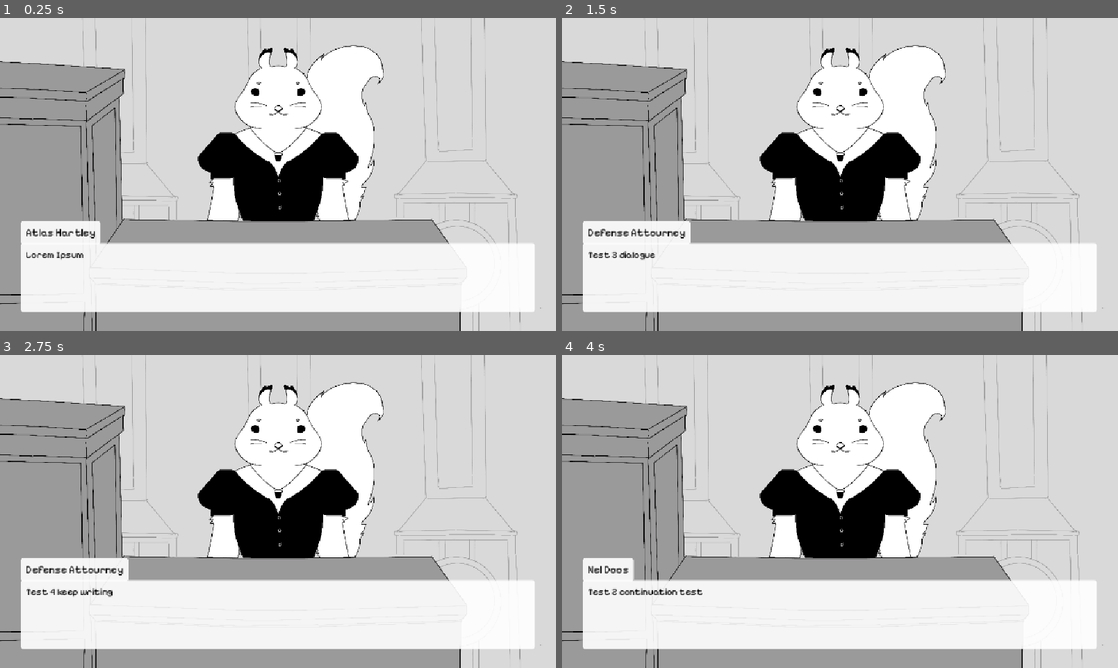
Above: before the commit, frames 1-4 (two rows, left to right).
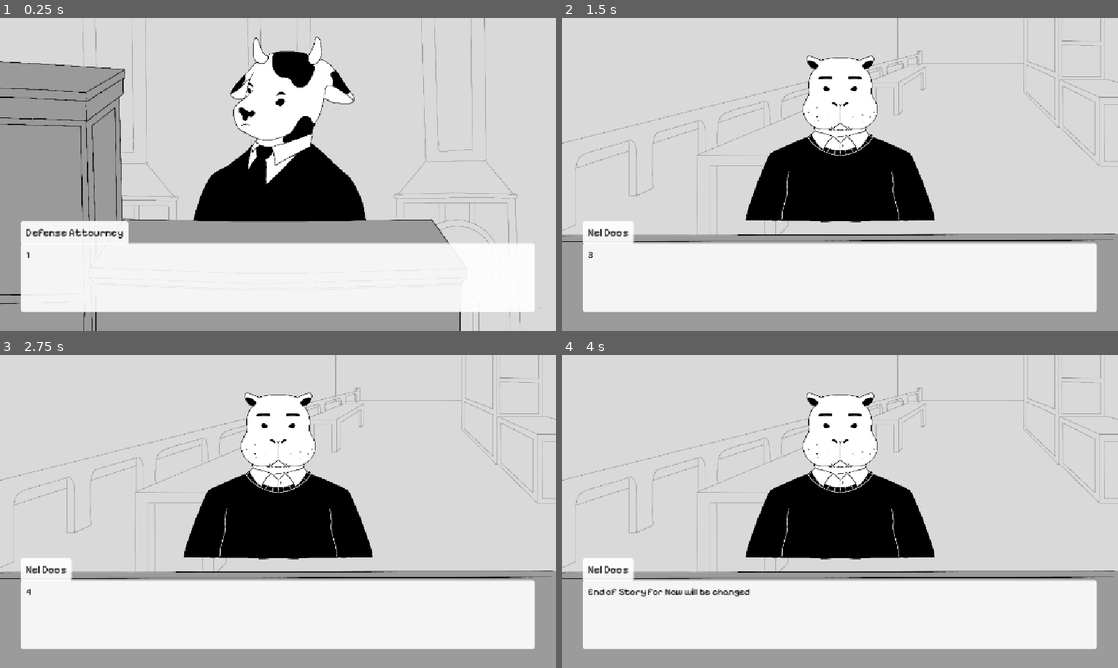
Above: after the commit, the same moments.

Repository: ryrwynn/Moo-Trial-Godot
Game: Godot game, scene res://scenes/game_scene.tscn
The game is run twice, just before and just after one commit, with the same random seed, the same clock (stepped at 60 frames per second) and the same inputs.
Inputs (mouse positions are in pixels of both pictures, inside the frame that each line leads up to):
- Up to frame 1 (0.25 s): no input
- Up to frame 2 (1.5 s): click (840, 277) at 0.5 s; click (840, 277) at 1.25 s
- Up to frame 3 (2.75 s): click (278, 614) at 2 s
- Up to frame 4 (4 s): tap Enter at 2.75 s; tap Space at 3.5 s

The runs differ from the first frame. In frame 1, 9.2% of the frame differs, in the area x 4-69%, y 6-78%; in frame 2, 27%; in frame 3, 27%, in the area x 0-100%, y 0-100%; in frame 4, 27%.

Commit message:
Changing Dialogue + Background + Character
Basic Script Dialogue is Working

Diff:
--- a/ScriptDialogue/test.tres
+++ b/ScriptDialogue/test.tres
@@ -5,6 +5,6 @@
 
 [resource]
 script = ExtResource("1_wylnb")
-dialogue_array = Array[String](["Test 1 :)", "Test 2 Ofc", "Test 3 dialogue", "Test 4 keep writing"])
+dialogue_array = Array[String](["1", "2"])
 nextScript = ExtResource("1_ftddb")
 metadata/_custom_type_script = "uid://frh0brqorqb3"
--- a/ScriptDialogue/test2.tres
+++ b/ScriptDialogue/test2.tres
@@ -6,5 +6,5 @@
 script = ExtResource("1_dd33y")
 CHARACTER = 2
 BACKGROUND = 1
-dialogue_array = Array[String](["Test 2 Script", "Test 2 continuation test"])
+dialogue_array = Array[String](["3", "4"])
 metadata/_custom_type_script = "uid://frh0brqorqb3"
--- a/scripts/character.gd
+++ b/scripts/character.gd
@@ -20,5 +20,5 @@
 		set_character(curr_char)
 	pass
 
-func set_character(_curr_char) -> void:
+func set_character(curr_char) -> void:
 	$CharacterSprite.texture = character_array[curr_char]
--- a/scripts/game_scene.gd
+++ b/scripts/game_scene.gd
@@ -4,20 +4,28 @@
 var curr_dialogue_length : int = 0
 
 func _ready() -> void:
+	# change first time link
+	change_text_sprite()
 	pass
 
 func _on_text_ui_text_button_pressed() -> void:
-	print("button pressed signal passed to game_scene")
-	if (curr_dialogue_length < curr_script_dialogue.dialogue_array.size()-1):
-		curr_dialogue_length += 1
+	if (curr_dialogue_length <= curr_script_dialogue.dialogue_array.size()-1):
 		# change the text on dialogue & character
-		$TextUI.change_dialogue(character_enum.enum_to_name(curr_script_dialogue.CHARACTER), curr_script_dialogue.dialogue_array[curr_dialogue_length])
+		change_text_sprite()
 	else:
 		finished_curr_dialogue()
 
-	pass # Replace with function body.
+func change_text_sprite() -> void:
+	$TextUI.change_dialogue(character_enum.enum_to_name(curr_script_dialogue.CHARACTER), curr_script_dialogue.dialogue_array[curr_dialogue_length])
+	$Background.set_background(curr_script_dialogue.BACKGROUND)
+	$Character.set_character(curr_script_dialogue.CHARACTER)
+	curr_dialogue_length += 1
 
 func finished_curr_dialogue():
-	curr_dialogue_length = 0 # reset where the dialogue is at
-	var temp_dialogue = curr_script_dialogue.nextScript # weird temp_reference passes only
-	curr_script_dialogue = temp_dialogue
+	if(curr_script_dialogue.nextScript):
+		curr_dialogue_length = 0 # reset where the dialogue is at
+		var temp_dialogue = curr_script_dialogue.nextScript # weird temp_reference passes only
+		curr_script_dialogue = temp_dialogue
+		change_text_sprite()
+	else:
+		$TextUI.change_dialogue(character_enum.enum_to_name(curr_script_dialogue.CHARACTER), "End of Story for Now will be changed")
--- a/scripts/text_ui.gd
+++ b/scripts/text_ui.gd
@@ -6,7 +6,6 @@
 @export var dialogue_text : String
 
 func _on_dialogue_button_pressed() -> void:
-	print("button pressed")
 	emit_signal("text_button_pressed")
 	pass # Replace with function body.
 
Not shown, added: scenes/game_scene.tscn1553399670.tmp
Not shown, added: scenes/game_scene.tscn1559782123.tmp
